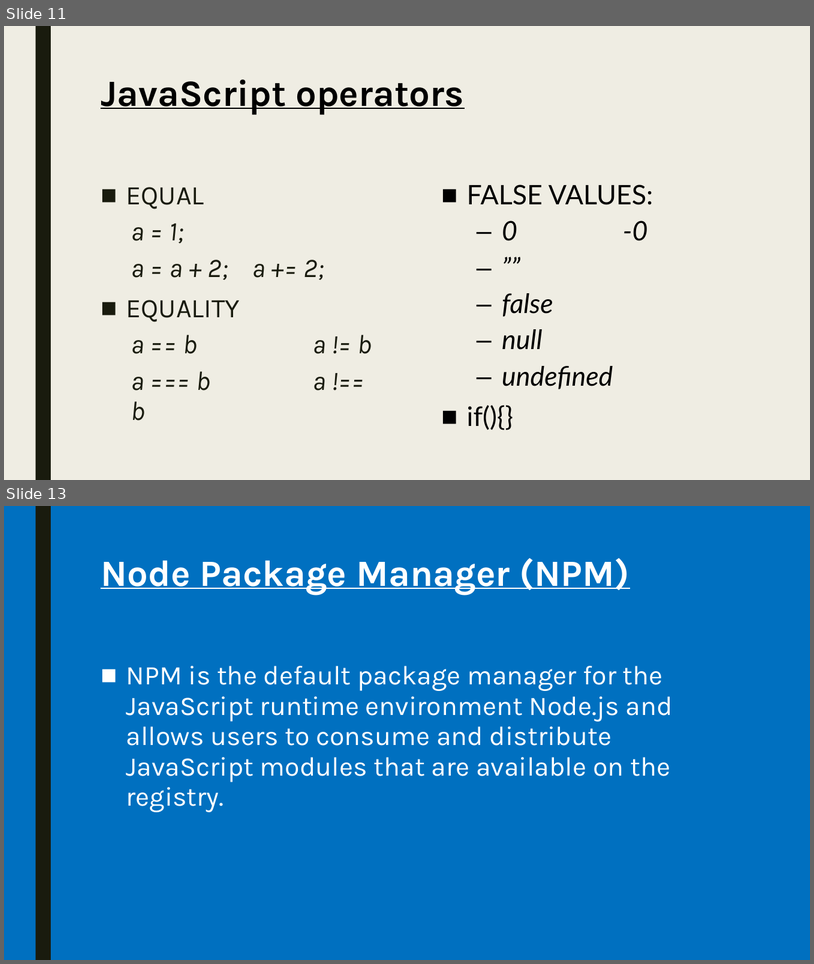
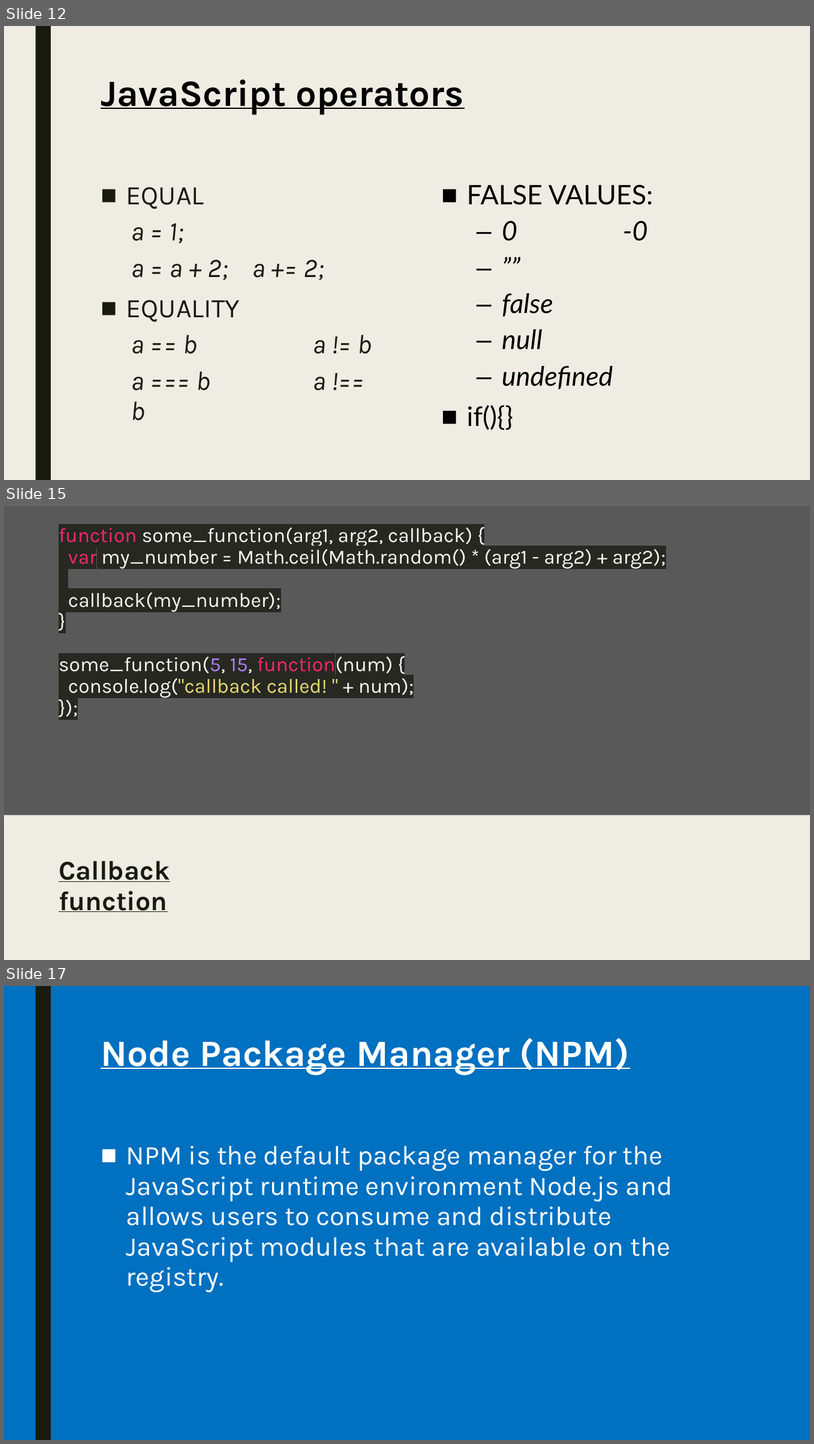
Before and after one commit to pkyurkchiev/mean-stack, a slide deck: slides/NodeJS.pptx. Shown one above the other, each under a label of ours: slides 11 and 13 before the commit, slides 12, 15 and 17 after it; the slides between them are not shown. The pictures are 814x964 and 814x1444 pixels, drawn with LibreOffice and Linux fonts; fonts in the diff are those of the drawing. Boxes give left, top, right and bottom in pixels: in the first picture for what was removed or moved away, otherwise in the second. Text is boxed around its words. In the diff, an @@ line names an element or a change of style, - is before the commit and + after.

```diff
--- a/slides/NodeJS.pptx
+++ b/slides/NodeJS.pptx
@@ slide 15 added at <box>4,506,810,960</box>, background #EFEDE3 @@
@@ rectangle added at <box>4,506,810,814</box>, fill #595959 @@
@@ title added at <box>59,527,666,698</box>, 24 pt, text #F8F8F2 @@
+function some_function(arg1, arg2, callback) {
+var my_number = Math.ceil(Math.random() * (arg1 - arg2) + arg2);
+callback(my_number);
+}
+some_function(5, 15, function(num) {
+console.log("callback called! " + num);
+});
@@ text added at <box>59,861,170,912</box>, 32 pt, text #191B0E, bold, underline @@
+Callback function
@@ what was slide 11 is now slide 12 @@
@@ what was slide 13 is now slide 17 @@
```
Also in this commit, not shown: 3 slides changed, 3 other slides added, 1 other file.
